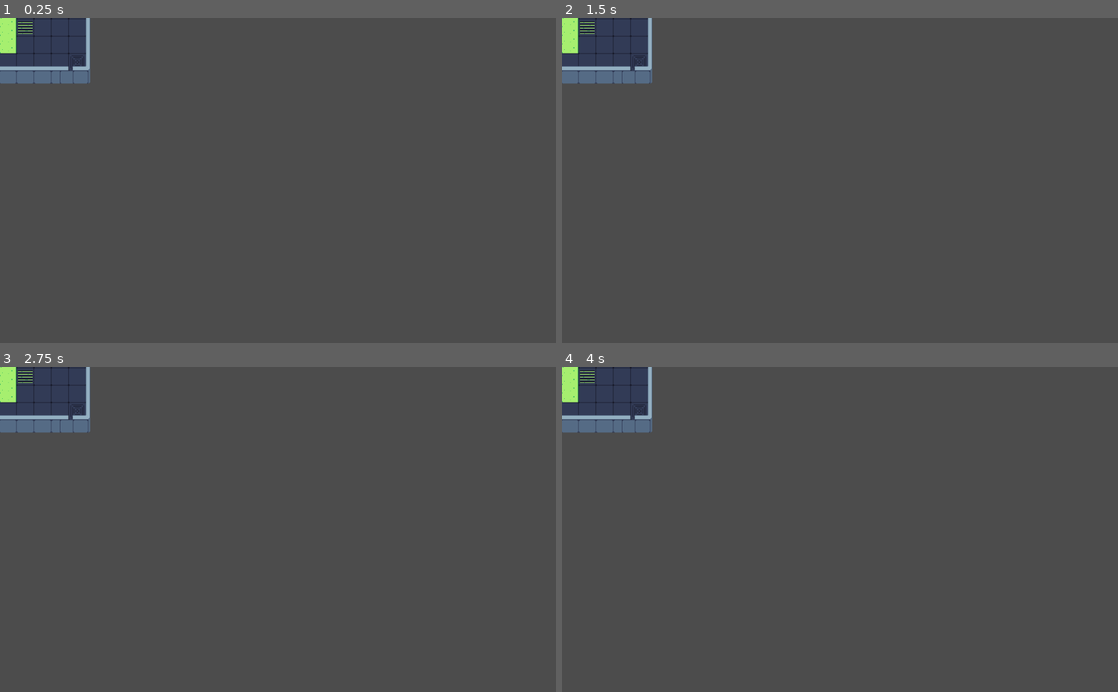
Above: before the commit, frames 1-4 (two rows, left to right).
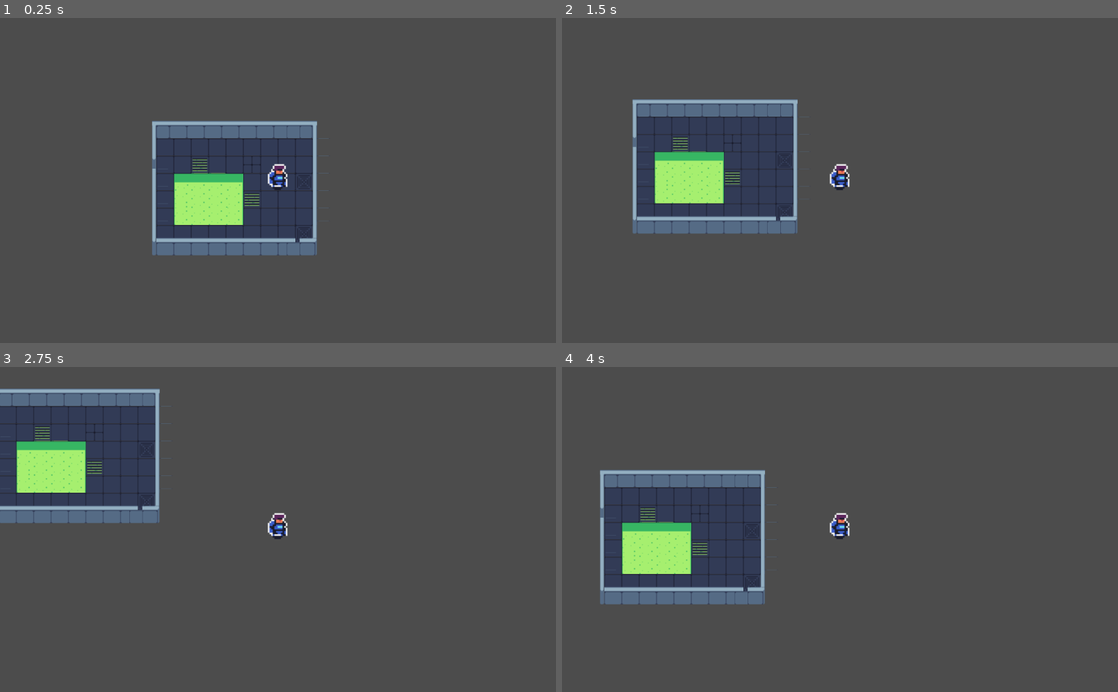
Above: after the commit, the same moments.

Repository: rakshit087/learning-godot
Game: Godot game, scene res://scenes/mainGame.tscn
Two runs of this game, one before a commit and one after it. Both use one fixed random seed, a clock stepped at 60 frames per second and the inputs below. Before the commit the project has no main scene; this scene is started directly in both runs.
Inputs:
- Up to frame 1 (0.25 s): no input
- Up to frame 2 (1.5 s): hold D (Right, bound only after the commit) 0.53-1.28 s; hold S (Down, bound only after the commit) from 1.28 s (still down)
- Up to frame 3 (2.75 s): release S (Down, bound only after the commit) at 2.03 s; hold D (Right, bound only after the commit) from 2.03 s (still down)
- Up to frame 4 (4 s): release D (Right, bound only after the commit) at 2.78 s; hold W (Up, bound only after the commit) 2.78-3.53 s; hold A (Left, bound only after the commit) from 3.53 s (still down)

The runs differ from the first frame. In frame 1, 15% of the frame differs, in the area x 0-59%, y 0-74%; in frame 2, 16%, in the area x 0-52%, y 0-67%; in frame 3, 13%; in frame 4, 16%.

Commit message:
Player Moment

Diff:
--- a/project.godot
+++ b/project.godot
@@ -16,7 +16,31 @@
 [application]
 
 config/name="ZS"
+run/main_scene="res://scenes/mainGame.tscn"
 config/icon="res://icon.png"
+
+[input]
+
+Up={
+"deadzone": 0.5,
+"events": [ Object(InputEventKey,"resource_local_to_scene":false,"resource_name":"","device":0,"alt":false,"shift":false,"control":false,"meta":false,"command":false,"pressed":false,"scancode":87,"unicode":0,"echo":false,"script":null)
+ ]
+}
+Down={
+"deadzone": 0.5,
+"events": [ Object(InputEventKey,"resource_local_to_scene":false,"resource_name":"","device":0,"alt":false,"shift":false,"control":false,"meta":false,"command":false,"pressed":false,"scancode":83,"unicode":0,"echo":false,"script":null)
+ ]
+}
+Left={
+"deadzone": 0.5,
+"events": [ Object(InputEventKey,"resource_local_to_scene":false,"resource_name":"","device":0,"alt":false,"shift":false,"control":false,"meta":false,"command":false,"pressed":false,"scancode":65,"unicode":0,"echo":false,"script":null)
+ ]
+}
+Right={
+"deadzone": 0.5,
+"events": [ Object(InputEventKey,"resource_local_to_scene":false,"resource_name":"","device":0,"alt":false,"shift":false,"control":false,"meta":false,"command":false,"pressed":false,"scancode":68,"unicode":0,"echo":false,"script":null)
+ ]
+}
 
 [rendering]
 
--- a/scenes/Player.tscn
+++ b/scenes/Player.tscn
@@ -1,81 +1,83 @@
-[gd_scene load_steps=13 format=2]
+[gd_scene load_steps=14 format=2]
 
 [ext_resource path="res://assets/Players/players blue x3.png" type="Texture" id=1]
+[ext_resource path="res://scripts/playerScript.gd" type="Script" id=2]
 
 [sub_resource type="RectangleShape2D" id=1]
 extents = Vector2( 18.7133, 13.791 )
 
-[sub_resource type="AtlasTexture" id=7]
+[sub_resource type="AtlasTexture" id=2]
 flags = 4
 atlas = ExtResource( 1 )
 region = Rect2( 0, 0, 96, 96 )
 
-[sub_resource type="AtlasTexture" id=8]
+[sub_resource type="AtlasTexture" id=3]
 flags = 4
 atlas = ExtResource( 1 )
 region = Rect2( 0, 384, 96, 96 )
 
-[sub_resource type="AtlasTexture" id=9]
+[sub_resource type="AtlasTexture" id=4]
 flags = 4
 atlas = ExtResource( 1 )
 region = Rect2( 96, 384, 96, 96 )
 
-[sub_resource type="AtlasTexture" id=10]
+[sub_resource type="AtlasTexture" id=5]
 flags = 4
 atlas = ExtResource( 1 )
 region = Rect2( 192, 384, 96, 96 )
 
-[sub_resource type="AtlasTexture" id=11]
+[sub_resource type="AtlasTexture" id=6]
 flags = 4
 atlas = ExtResource( 1 )
 region = Rect2( 288, 384, 96, 96 )
 
-[sub_resource type="AtlasTexture" id=2]
+[sub_resource type="AtlasTexture" id=7]
 flags = 4
 atlas = ExtResource( 1 )
 region = Rect2( 0, 288, 96, 96 )
 
-[sub_resource type="AtlasTexture" id=3]
+[sub_resource type="AtlasTexture" id=8]
 flags = 4
 atlas = ExtResource( 1 )
 region = Rect2( 96, 288, 96, 96 )
 
-[sub_resource type="AtlasTexture" id=4]
+[sub_resource type="AtlasTexture" id=9]
 flags = 4
 atlas = ExtResource( 1 )
 region = Rect2( 192, 288, 96, 96 )
 
-[sub_resource type="AtlasTexture" id=5]
+[sub_resource type="AtlasTexture" id=10]
 flags = 4
 atlas = ExtResource( 1 )
 region = Rect2( 288, 288, 96, 96 )
 
-[sub_resource type="SpriteFrames" id=6]
+[sub_resource type="SpriteFrames" id=11]
 animations = [ {
-"frames": [ SubResource( 7 ) ],
+"frames": [ SubResource( 2 ) ],
 "loop": true,
 "name": "idle",
 "speed": 5.0
 }, {
-"frames": [ SubResource( 8 ), SubResource( 9 ), SubResource( 10 ), SubResource( 11 ) ],
+"frames": [ SubResource( 3 ), SubResource( 4 ), SubResource( 5 ), SubResource( 6 ) ],
 "loop": true,
 "name": "shoot",
 "speed": 5.0
 }, {
-"frames": [ SubResource( 2 ), SubResource( 3 ), SubResource( 4 ), SubResource( 5 ) ],
+"frames": [ SubResource( 7 ), SubResource( 8 ), SubResource( 9 ), SubResource( 10 ) ],
 "loop": true,
 "name": "walk",
 "speed": 5.0
 } ]
 
 [node name="Player" type="KinematicBody2D"]
+script = ExtResource( 2 )
 
 [node name="PlayerCollider" type="CollisionShape2D" parent="."]
 shape = SubResource( 1 )
 
 [node name="AnimatedSprite" type="AnimatedSprite" parent="."]
 position = Vector2( -0.629913, -30.2381 )
-frames = SubResource( 6 )
+frames = SubResource( 11 )
 animation = "walk"
 frame = 2
 playing = true
--- a/scenes/mainGame.tscn
+++ b/scenes/mainGame.tscn
@@ -282,3 +282,6 @@
 
 [node name="Player" parent="." instance=ExtResource( 2 )]
 position = Vector2( 104.414, -18.4712 )
+
+[node name="Camera2D" type="Camera2D" parent="Player"]
+current = true
--- /dev/null
+++ b/scripts/playerScript.gd
@@ -0,0 +1,21 @@
+extends KinematicBody2D
+
+export (int) var speed = 200
+
+var velocity = Vector2()
+
+func get_input():
+	velocity = Vector2()
+	if Input.is_action_pressed("Right"):
+		velocity.x += 1
+	if Input.is_action_pressed("Left"):
+		velocity.x -= 1
+	if Input.is_action_pressed("Down"):
+		velocity.y += 1
+	if Input.is_action_pressed("Up"):
+		velocity.y -= 1
+	velocity = velocity.normalized() * speed
+
+func _physics_process(delta):
+	get_input()
+	velocity = move_and_slide(velocity)
